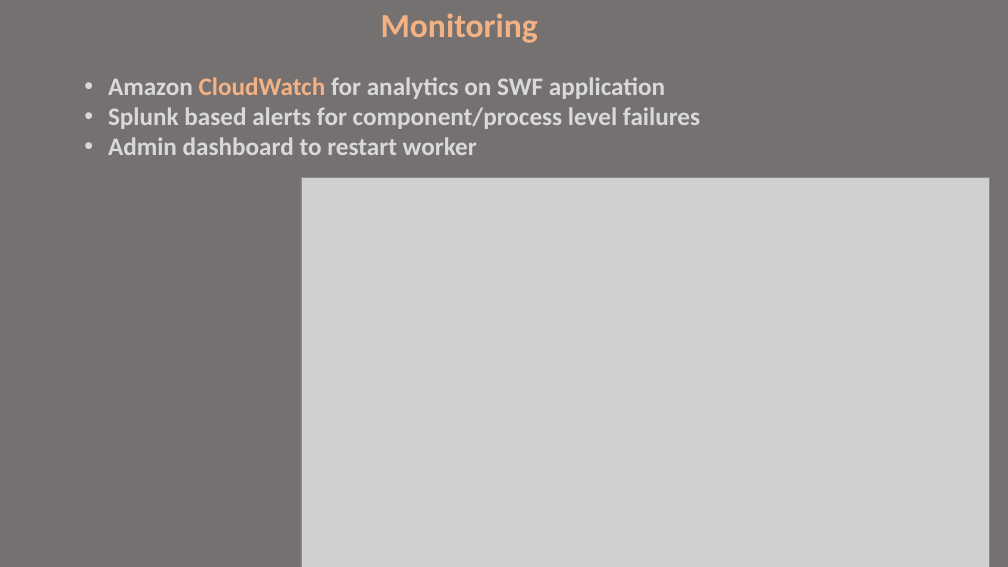
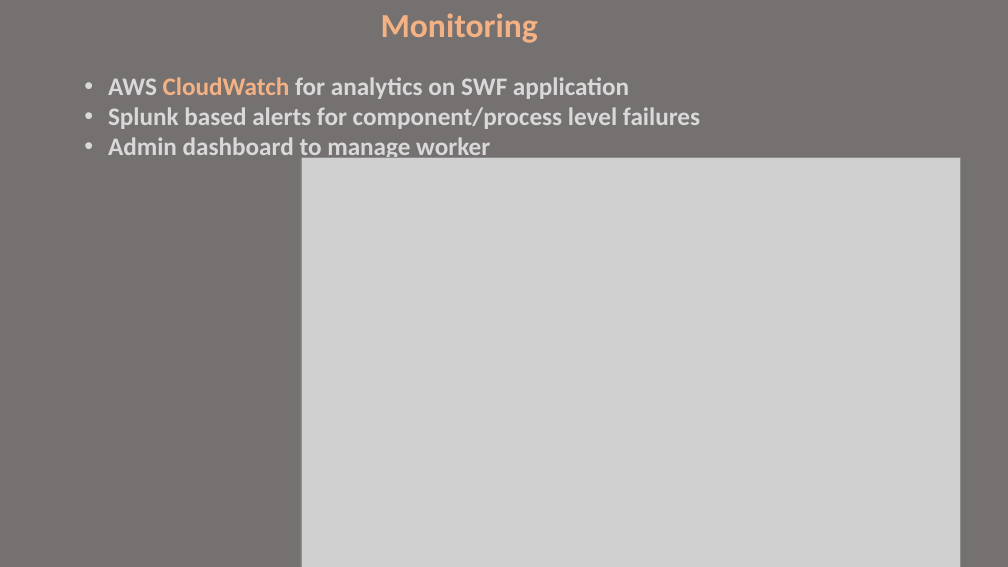
Before and after one commit to syedimranbasha/simpleworkflowservice, a slide deck: slide 10 of Architecture - RootConf.pptx. Drawn at 1008x567 pixels with LibreOffice and Linux fonts; fonts in the diff are those of the drawing; grey boxes stand for pictures. Boxes give left, top, right and bottom in pixels: in the first picture for what was removed or moved away, otherwise in the second. Text is boxed around its words. In the diff, an @@ line names an element or a change of style, - is before the commit and + after.

```diff
--- a/Architecture - RootConf.pptx
+++ b/Architecture - RootConf.pptx
@@ text at [108, 77, 629, 99]: text changed @@
-• Amazon CloudWatch for analytics on SWF application
+• AWS CloudWatch for analytics on SWF application
@@ text at [108, 137, 490, 162]: text changed @@
-• Admin dashboard to restart worker
+• Admin dashboard to manage worker
@@ picture: place and size @@
-picture at [301, 177, 990, 567]
+picture at [301, 158, 960, 567]
```
Also in this commit, not shown: 7 other slides changed, 2 slides added, 2 slides removed.
